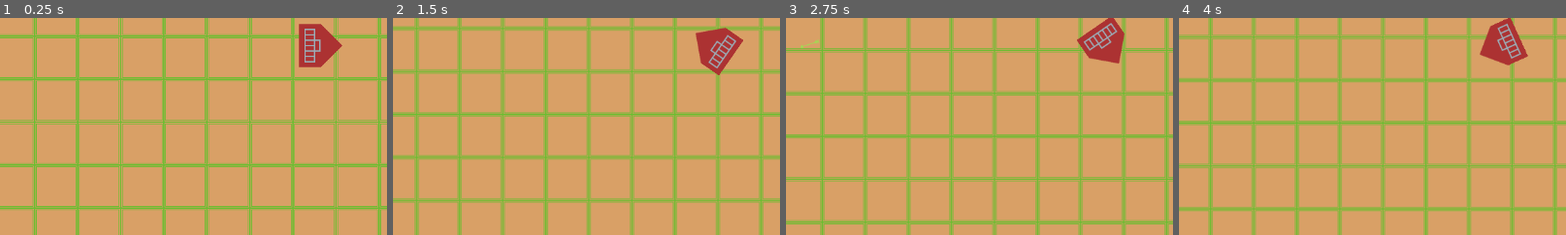
Above: before the commit, frames 1-4 (left to right).
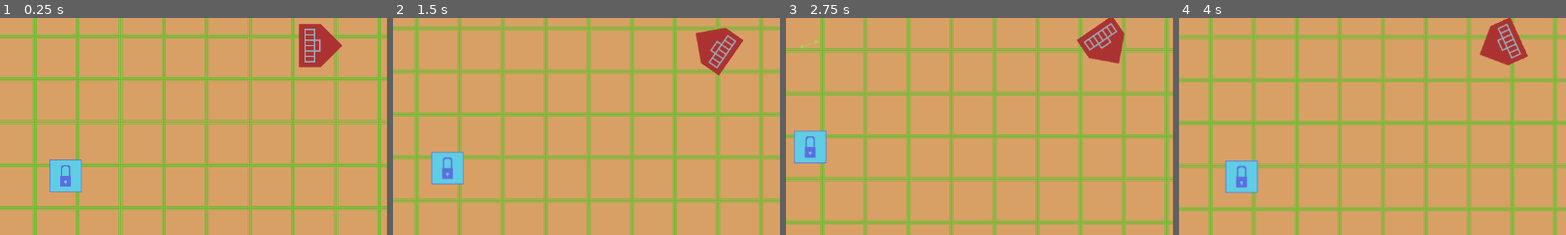
Above: after the commit, the same moments.

Repository: soheil-eivazy/tomb-of-nails
Game: Godot game, scene res://src/world/floor1/level_enterance.tscn
Two runs of this game, one before a commit and one after it. Both use one fixed random seed, a clock stepped at 60 frames per second and the inputs below.
Inputs (mouse positions are % of the whole screen's width and height, from its top left):
- Up to frame 1 (0.25 s): no input
- Up to frame 2 (1.5 s): tap Enter at 0.5 s; move the mouse to (72, 45) at 0.52 s; hold D (TURN_RIGHT) 0.53-1.28 s; tap F (INTERACTION, bound only after the commit) at 0.6 s; move the mouse to (30, 55) at 1.27 s; hold S (BACKSTEP) from 1.28 s (still down); tap B (ACT_BLOOD) at 1.35 s
- Up to frame 3 (2.75 s): tap F (INTERACTION, bound only after the commit) at 1.55, 2.3 s; move the mouse to (60, 28) at 2.02 s; release S (BACKSTEP) at 2.03 s; hold D (TURN_RIGHT) from 2.03 s (still down); tap V (ACT_SLASH) at 2.1 s
- Up to frame 4 (4 s): move the mouse to (45, 70) at 2.77 s; tap Space (ATTACK) at 2.85 s; tap F (INTERACTION, bound only after the commit) at 3.05, 3.8 s; move the mouse to (80, 65) at 3.52 s; release D (TURN_RIGHT) at 3.53 s; hold A (TURN_LEFT) from 3.53 s (still down); hold W (RUN) from 3.53 s (still down)
The pictures show only the part of the screen within x 9-59%, y 44-94%; the shares and areas given below are measured in that part.

The runs differ from the first frame. In frame 1, 1.3% of the frame differs, in the area x 12-22%, y 65-81%; in frame 2, 1.3%; in frame 3, 1.3%; in frame 4, 1.3%, in the area x 11-21%, y 65-81%.

Commit message:
add interaction

Diff:
--- a/project.godot
+++ b/project.godot
@@ -56,6 +56,11 @@
 "events": [Object(InputEventKey,"resource_local_to_scene":false,"resource_name":"","device":-1,"window_id":0,"alt_press …(191 unchanged characters)…
 ]
 }
+INTERACTION={
+"deadzone": 0.2,
+"events": [Object(InputEventKey,"resource_local_to_scene":false,"resource_name":"","device":-1,"window_id":0,"alt_pressed":false,"shift_pressed":false,"ctrl_pressed":false,"meta_pressed":false,"pressed":false,"keycode":0,"physical_keycode":70,"key_label":0,"unicode":102,"location":0,"echo":false,"script":null)
+]
+}
 
 [layer_names]
 
--- a/src/attacks/arrow.tscn
+++ b/src/enemies/attacks/arrow.tscn
@@ -1,6 +1,6 @@
 [gd_scene format=3 uid="uid://bu8nycpjbon7x"]
 
-[ext_resource type="Script" uid="uid://vq2cbv15wpsj" path="res://src/attacks/arrow.gd" id="1_0ia25"]
+[ext_resource type="Script" uid="uid://vq2cbv15wpsj" path="res://src/enemies/attacks/arrow.gd" id="1_0ia25"]
 [ext_resource type="Texture2D" uid="uid://b5xvw6jdfgvj5" path="res://assets/dev/arrow.png" id="1_vm4qn"]
 [ext_resource type="Script" uid="uid://dx7y0p1w1onfa" path="res://src/helpers/hitbox.gd" id="2_ws6j1"]
 
@@ -21,8 +21,8 @@
 debug_color = Color(0.9316703, 2.7627051e-05, 0.6538626, 0.41960785)
 
 [node name="Hitbox" type="Area2D" parent="." unique_id=2116146415]
-collision_layer = 80
-collision_mask = 160
+collision_layer = 64
+collision_mask = 32
 script = ExtResource("2_ws6j1")
 
 [node name="CollisionShape2D" type="CollisionShape2D" parent="Hitbox" unique_id=798691600]
--- /dev/null
+++ b/src/enemies/attacks/slash.tscn
@@ -0,0 +1,41 @@
+[gd_scene format=3 uid="uid://cbj5q7xv80qbw"]
+
+[ext_resource type="Script" uid="uid://d1tf260n5qoy2" path="res://src/enemies/attacks/slash.gd" id="1_mef40"]
+[ext_resource type="Script" uid="uid://dx7y0p1w1onfa" path="res://src/helpers/hitbox.gd" id="2_7rco7"]
+[ext_resource type="Texture2D" uid="uid://h811jmbu0fdi" path="res://assets/dev/sword_hit.png" id="3_pfb7i"]
+
+[sub_resource type="RectangleShape2D" id="RectangleShape2D_3ebec"]
+size = Vector2(117, 41)
+
+[sub_resource type="RectangleShape2D" id="RectangleShape2D_mef40"]
+size = Vector2(111, 34)
+
+[node name="Slash" type="Area2D" unique_id=901310337]
+collision_layer = 2
+collision_mask = 3
+script = ExtResource("1_mef40")
+
+[node name="Hitbox" type="Area2D" parent="." unique_id=1204022612]
+collision_layer = 80
+collision_mask = 160
+script = ExtResource("2_7rco7")
+
+[node name="CollisionShape2D" type="CollisionShape2D" parent="Hitbox" unique_id=305114885]
+position = Vector2(-0.5, -1.5)
+shape = SubResource("RectangleShape2D_3ebec")
+
+[node name="Timer" type="Timer" parent="." unique_id=1113995370]
+wait_time = 0.505
+one_shot = true
+autostart = true
+
+[node name="Sprite2D" type="Sprite2D" parent="." unique_id=1837171095]
+texture = ExtResource("3_pfb7i")
+
+[node name="CollisionShape2D" type="CollisionShape2D" parent="." unique_id=474120961]
+position = Vector2(-0.5, -4)
+shape = SubResource("RectangleShape2D_mef40")
+debug_color = Color(0.8572901, 0.11752748, 0.83662564, 0.41960785)
+
+[connection signal="hit" from="Hitbox" to="." method="_on_hit"]
+[connection signal="timeout" from="Timer" to="." method="_on_timer_timeout"]
--- /dev/null
+++ b/src/helpers/interactee.gd
@@ -0,0 +1,8 @@
+class_name Interactee extends Area2D
+
+
+signal interaction()
+
+
+func interact():
+	interaction.emit()
--- /dev/null
+++ b/src/helpers/interactor.gd
@@ -0,0 +1,27 @@
+class_name Interactor extends Area2D
+
+#signal in_proximitee(Interactee)
+#signal exit_proximitee()
+#
+#func _ready() -> void:
+
+	#area_entered.connect(_on_entry)
+	#area_exited.connect(_on_exit)
+
+
+#func _on_entry(item: Interactee):
+	#print(item, "enterd")
+	#in_proximitee.emit(item)
+	#
+#func _on_exit():
+	#print("exited")
+	#exit_proximitee.emit()
+
+
+func interact():
+	print("interact")
+	var items = get_overlapping_areas()
+	if len(items) > 0:
+		var item = items[0] as Interactee
+		print("interact with ", item)
+		item.interact()
--- /dev/null
+++ b/src/protag/attacks/arrow.gd
@@ -0,0 +1,26 @@
+extends Attack
+
+@export var speed: int = 600
+var direction: Vector2
+var damage: int = 1
+@onready var hitbox: Hitbox = $Hitbox
+
+func _ready():
+	hitbox.hit.connect(_on_hit)
+
+func fire(g_pos: Vector2, dir: Vector2):
+	direction = dir
+	position = g_pos
+	rotation_degrees = rad_to_deg(dir.angle())
+
+func _physics_process(delta: float) -> void:
+	position += (direction * speed) * delta
+
+
+func _on_hit(body) -> void:
+	print(body)
+	if body is Hurtbox:
+		print("hurtbox")
+		body.damage(damage)
+
+	queue_free()
--- /dev/null
+++ b/src/protag/attacks/arrow.tscn
@@ -0,0 +1,33 @@
+[gd_scene format=3 uid="uid://bf1hwlky6d7ug"]
+
+[ext_resource type="Script" uid="uid://vq2cbv15wpsj" path="res://src/enemies/attacks/arrow.gd" id="1_n6wmk"]
+[ext_resource type="Script" uid="uid://dx7y0p1w1onfa" path="res://src/helpers/hitbox.gd" id="2_e884i"]
+[ext_resource type="Texture2D" uid="uid://b5xvw6jdfgvj5" path="res://assets/dev/arrow.png" id="3_uhxac"]
+
+[sub_resource type="RectangleShape2D" id="RectangleShape2D_0ia25"]
+size = Vector2(27, 3)
+
+[sub_resource type="RectangleShape2D" id="RectangleShape2D_dfefi"]
+size = Vector2(24, 3)
+
+[node name="Arrow" type="Area2D" unique_id=485003692]
+collision_layer = 2
+collision_mask = 3
+script = ExtResource("1_n6wmk")
+
+[node name="CollisionShape2D" type="CollisionShape2D" parent="." unique_id=813975918]
+position = Vector2(0.5, 0.5)
+shape = SubResource("RectangleShape2D_0ia25")
+debug_color = Color(0.9316703, 2.7627051e-05, 0.6538626, 0.41960785)
+
+[node name="Hitbox" type="Area2D" parent="." unique_id=2116146415]
+collision_layer = 16
+collision_mask = 128
+script = ExtResource("2_e884i")
+
+[node name="CollisionShape2D" type="CollisionShape2D" parent="Hitbox" unique_id=798691600]
+position = Vector2(2, 0.5)
+shape = SubResource("RectangleShape2D_dfefi")
+
+[node name="Sprite2D" type="Sprite2D" parent="." unique_id=1130056717]
+texture = ExtResource("3_uhxac")
--- a/src/attacks/blood_bolt.tscn
+++ b/src/protag/attacks/blood_bolt.tscn
@@ -1,7 +1,7 @@
 [gd_scene format=3 uid="uid://c7sscbio1fa62"]
 
 [ext_resource type="Texture2D" uid="uid://ouchoj47tfs1" path="res://assets/dev/blood_bolt.png" id="1_jib88"]
-[ext_resource type="Script" uid="uid://cqq2dm73yhoeu" path="res://src/attacks/blood_bolt.gd" id="1_x755r"]
+[ext_resource type="Script" uid="uid://cqq2dm73yhoeu" path="res://src/protag/attacks/blood_bolt.gd" id="1_x755r"]
 [ext_resource type="Script" uid="uid://dx7y0p1w1onfa" path="res://src/helpers/hitbox.gd" id="2_ao423"]
 
 [sub_resource type="RectangleShape2D" id="RectangleShape2D_7gnla"]
--- /dev/null
+++ b/src/protag/attacks/slash.gd
@@ -0,0 +1,22 @@
+extends Attack
+
+var damage: int = 1
+@onready var hitbox: Hitbox = $Hitbox
+
+func _ready():
+	hitbox.hit.connect(_on_hit)
+
+func fire(g_pos: Vector2, dir: Vector2):
+	global_position = g_pos
+	rotation_degrees = rad_to_deg(dir.angle()) + 90
+
+
+func _on_timer_timeout() -> void:
+	queue_free()
+
+
+func _on_hit(body: Area2D) -> void:
+	if body is Hurtbox:
+		body.damage(damage)
+
+	queue_free()
--- a/src/attacks/slash.tscn
+++ b/src/protag/attacks/slash.tscn
@@ -1,8 +1,8 @@
-[gd_scene format=3 uid="uid://cbj5q7xv80qbw"]
+[gd_scene format=3 uid="uid://cqor04q6bd2d5"]
 
-[ext_resource type="Script" uid="uid://d1tf260n5qoy2" path="res://src/attacks/slash.gd" id="1_mef40"]
-[ext_resource type="Script" uid="uid://dx7y0p1w1onfa" path="res://src/helpers/hitbox.gd" id="2_7rco7"]
-[ext_resource type="Texture2D" uid="uid://h811jmbu0fdi" path="res://assets/dev/sword_hit.png" id="3_pfb7i"]
+[ext_resource type="Script" uid="uid://d1tf260n5qoy2" path="res://src/enemies/attacks/slash.gd" id="1_b6riv"]
+[ext_resource type="Script" uid="uid://dx7y0p1w1onfa" path="res://src/helpers/hitbox.gd" id="2_qpjtf"]
+[ext_resource type="Texture2D" uid="uid://h811jmbu0fdi" path="res://assets/dev/sword_hit.png" id="3_n0rgs"]
 
 [sub_resource type="RectangleShape2D" id="RectangleShape2D_3ebec"]
 size = Vector2(117, 41)
@@ -13,12 +13,12 @@
 [node name="Slash" type="Area2D" unique_id=901310337]
 collision_layer = 2
 collision_mask = 3
-script = ExtResource("1_mef40")
+script = ExtResource("1_b6riv")
 
 [node name="Hitbox" type="Area2D" parent="." unique_id=1204022612]
 collision_layer = 80
 collision_mask = 160
-script = ExtResource("2_7rco7")
+script = ExtResource("2_qpjtf")
 
 [node name="CollisionShape2D" type="CollisionShape2D" parent="Hitbox" unique_id=305114885]
 position = Vector2(-0.5, -1.5)
--- a/src/protag/protag.gd
+++ b/src/protag/protag.gd
@@ -9,6 +9,7 @@
 var slash_scene: PackedScene = preload("uid://cbj5q7xv80qbw")
 var blood_bolt_scene: PackedScene = preload("uid://c7sscbio1fa62")
 @onready var hurtbox: Hurtbox = $Hurtbox
+@onready var interactor: Interactor = $Interactor
 
 var attacks: Dictionary = {
 	"slash": slash_creator,
@@ -21,8 +22,22 @@
 
 func _ready():
 	hurtbox.hurt.connect(_on_hurt)
+	#interactor.in_proximitee.connect(_in_proximity_of)
+	#interactor.exit_proximitee.connect(_on_exit_proximity)
+
+
+#func _in_proximity_of(item: Interactee):
+	#interactee = item
+#
+#func _on_exit_proximity():
+	#interactee = null
 
 func _physics_process(delta: float) -> void:
+
+	# TODO: how can we handle this?
+	#if interactee != null:
+		#if abs(interactee.global_position - global_position) >= Vector2(100, 100):
+			#interactee = null
 
 	#var state = Machine.get_state()
 	#var dir = (get_global_mouse_position() - position).normalized()
@@ -61,7 +76,11 @@
 	if Input.is_action_just_pressed("ACT_SLASH"):
 		chosen_attack = "slash"
 
-
+	if Input.is_action_just_pressed("INTERACTION"):
+		interactor.interact()
+		#print(interactee)
+		#if interactee != null:
+			#interactee.interact()
 
 
 
--- a/src/protag/protag.tscn
+++ b/src/protag/protag.tscn
@@ -4,6 +4,7 @@
 [ext_resource type="Script" uid="uid://cwtqr20yw2dja" path="res://src/protag/protag.gd" id="1_rxibo"]
 [ext_resource type="Script" uid="uid://jdt1drlaeqak" path="res://src/protag/protag_stats.gd" id="2_kvtlx"]
 [ext_resource type="Script" uid="uid://d1ulnjoes6wsa" path="res://src/helpers/hurtbox.gd" id="3_dopwr"]
+[ext_resource type="Script" uid="uid://cggeixmgjhxd3" path="res://src/helpers/interactor.gd" id="5_3fqhc"]
 
 [sub_resource type="Resource" id="Resource_3fqhc"]
 script = ExtResource("2_kvtlx")
@@ -14,6 +15,9 @@
 
 [sub_resource type="CircleShape2D" id="CircleShape2D_kvtlx"]
 radius = 28.01785
+
+[sub_resource type="RectangleShape2D" id="RectangleShape2D_tuo3x"]
+size = Vector2(30, 60)
 
 [node name="Protag" type="CharacterBody2D" unique_id=608263860]
 collision_layer = 4
@@ -38,3 +42,14 @@
 position = Vector2(-5, 0)
 shape = SubResource("CircleShape2D_kvtlx")
 debug_color = Color(0.8098631, 0.41274306, 0, 0.41960785)
+
+[node name="Interactor" type="Area2D" parent="." unique_id=831037141]
+collision_layer = 256
+collision_mask = 512
+script = ExtResource("5_3fqhc")
+metadata/_custom_type_script = "uid://cggeixmgjhxd3"
+
+[node name="CollisionShape2D" type="CollisionShape2D" parent="Interactor" unique_id=1114029808]
+position = Vector2(26, 0)
+shape = SubResource("RectangleShape2D_tuo3x")
+debug_color = Color(0.6393925, 0.52504164, 0.048459984, 0.41960785)
--- a/src/world/floor1/level_enterance.tscn
+++ b/src/world/floor1/level_enterance.tscn
@@ -5,6 +5,7 @@
 [ext_resource type="PackedScene" uid="uid://camjcd47vitcd" path="res://src/protag/protag.tscn" id="3_drnmm"]
 [ext_resource type="PackedScene" uid="uid://bcxicm6xw2rjv" path="res://src/enemies/slasher.tscn" id="4_mnhtf"]
 [ext_resource type="PackedScene" uid="uid://b8fbj40byjxon" path="res://src/enemies/ranger.tscn" id="5_3xcog"]
+[ext_resource type="PackedScene" uid="uid://ducvsim6jbm2x" path="res://src/world/items/chest.tscn" id="6_3xcog"]
 
 [sub_resource type="TileSetAtlasSource" id="TileSetAtlasSource_drnmm"]
 texture = ExtResource("2_s7ib8")
@@ -34,3 +35,6 @@
 position = Vector2(617, 462)
 
 [node name="Camera2D" type="Camera2D" parent="Protag" unique_id=1437147874]
+
+[node name="Chest" parent="." unique_id=663330778 instance=ExtResource("6_3xcog")]
+position = Vector2(238, 656)
--- /dev/null
+++ b/src/world/items/chest.gd
@@ -0,0 +1,15 @@
+extends StaticBody2D
+
+
+@onready var closed: Sprite2D = $Closed
+@onready var open: Sprite2D = $Open
+@onready var interactee: Interactee = $Interactee
+
+
+func _ready() -> void:
+	interactee.interaction.connect(_on_interaction)
+
+
+func _on_interaction():
+	closed.visible = !closed.visible
+	open.visible = !open.visible
--- /dev/null
+++ b/src/world/items/chest.tscn
@@ -0,0 +1,37 @@
+[gd_scene format=3 uid="uid://ducvsim6jbm2x"]
+
+[ext_resource type="Script" uid="uid://dtkupmwuqqen6" path="res://src/world/items/chest.gd" id="1_jm8ck"]
+[ext_resource type="Texture2D" uid="uid://ckjw6yo4n7afv" path="res://assets/dev/chest.png" id="1_to7iq"]
+[ext_resource type="Texture2D" uid="uid://bypuuvdblp124" path="res://assets/dev/chest_open.png" id="2_j5uqm"]
+[ext_resource type="Script" uid="uid://bex3myipcbaeo" path="res://src/helpers/interactee.gd" id="3_j5uqm"]
+
+[sub_resource type="RectangleShape2D" id="RectangleShape2D_jm8ck"]
+size = Vector2(48, 48)
+
+[sub_resource type="CircleShape2D" id="CircleShape2D_jm8ck"]
+radius = 50.695168
+
+[node name="Chest" type="StaticBody2D" unique_id=663330778]
+collision_layer = 2
+collision_mask = 15
+script = ExtResource("1_jm8ck")
+
+[node name="Closed" type="Sprite2D" parent="." unique_id=302201209]
+texture = ExtResource("1_to7iq")
+
+[node name="Open" type="Sprite2D" parent="." unique_id=106811979]
+visible = false
+texture = ExtResource("2_j5uqm")
+
+[node name="CollisionShape2D" type="CollisionShape2D" parent="." unique_id=1623873056]
+shape = SubResource("RectangleShape2D_jm8ck")
+
+[node name="Interactee" type="Area2D" parent="." unique_id=2000335369]
+collision_layer = 512
+collision_mask = 256
+script = ExtResource("3_j5uqm")
+metadata/_custom_type_script = "uid://bex3myipcbaeo"
+
+[node name="CollisionShape2D" type="CollisionShape2D" parent="Interactee" unique_id=864515133]
+shape = SubResource("CircleShape2D_jm8ck")
+debug_color = Color(0.65291107, 0.5180553, 0.06014456, 0.41960785)
Binary file added: assets/dev/chest.png
Not shown, added: assets/dev/chest.png.import
Binary file added: assets/dev/chest_open.png
Not shown, added: assets/dev/chest_open.png.import
Renamed: src/attacks/arrow.gd -> src/enemies/attacks/arrow.gd
Renamed: src/attacks/arrow.gd.uid -> src/enemies/attacks/arrow.gd.uid
Renamed: src/attacks/slash.gd -> src/enemies/attacks/slash.gd
Renamed: src/attacks/slash.gd.uid -> src/enemies/attacks/slash.gd.uid
Renamed: src/attacks/attack.gd -> src/helpers/attack.gd
Renamed: src/attacks/attack.gd.uid -> src/helpers/attack.gd.uid
Not shown, added: src/helpers/interactee.gd.uid
Not shown, added: src/helpers/interactor.gd.uid
(and 6 more such lines)
